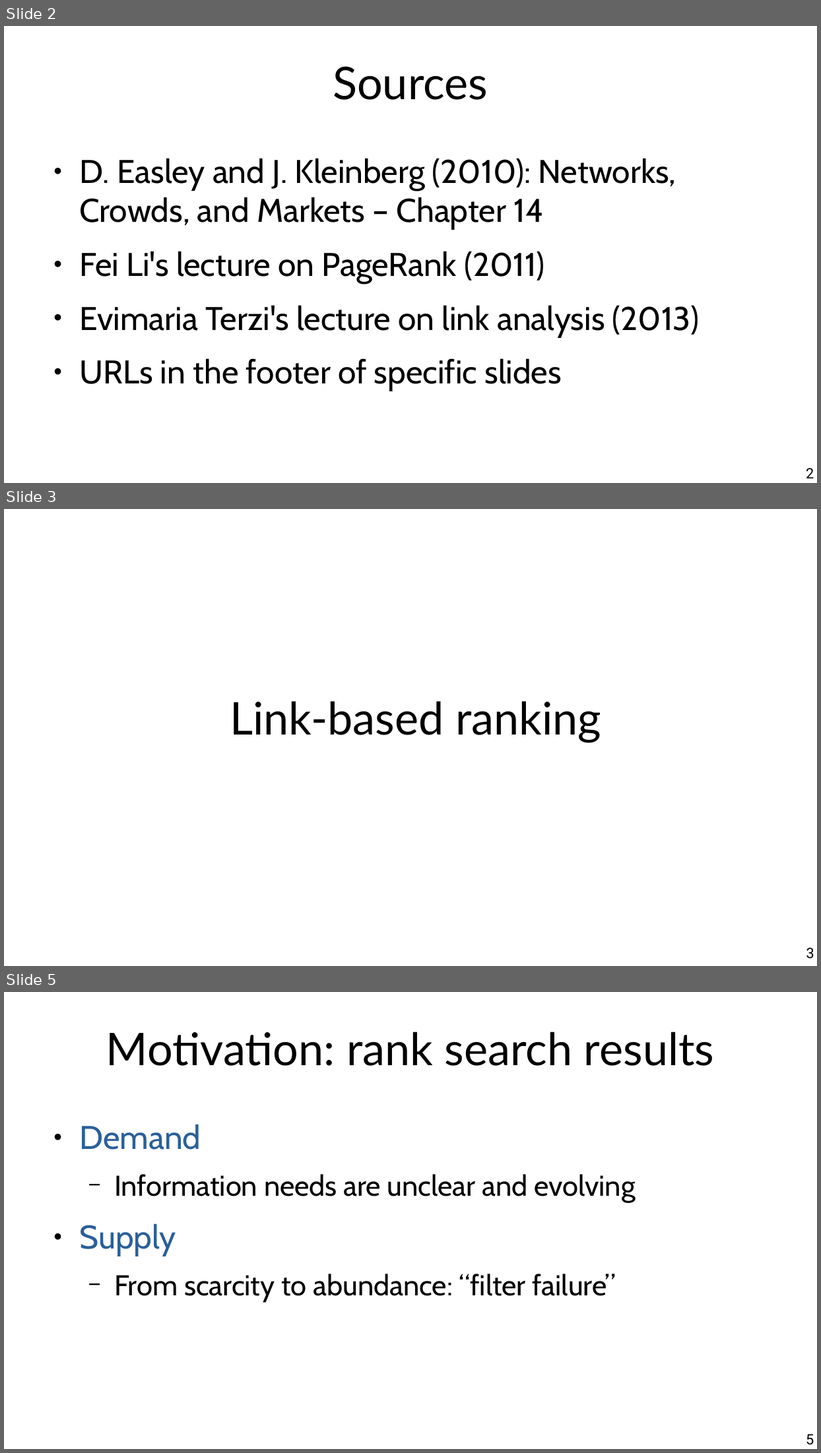
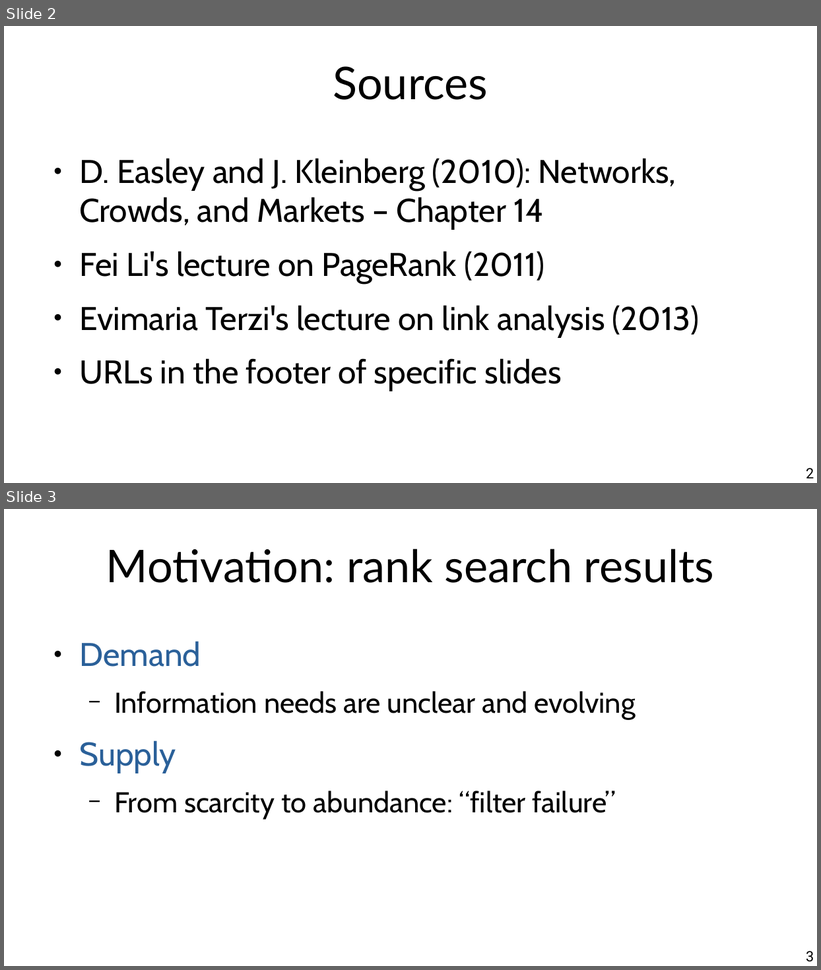
Before and after one commit to chatox/networks-science-course, a slide deck: theory/odp/tt08-hubs_authorities.odp. Shown one above the other, each under a label of ours: slides 2, 3 and 5 before the commit, slides 2 and 3 after it; the slides between them are not shown. The pictures are 821x1453 and 821x970 pixels, drawn with LibreOffice and Linux fonts; fonts in the diff are those of the drawing. Boxes give left, top, right and bottom in pixels: in the first picture for what was removed or moved away, otherwise in the second. Text is boxed around its words. In the diff, an @@ line names an element or a change of style, - is before the commit and + after.

```diff
--- a/theory/odp/tt08-hubs_authorities.odp
+++ b/theory/odp/tt08-hubs_authorities.odp
@@ slide 3 removed at (4, 509, 817, 966), background #FFFFFF @@
@@ title removed at (230, 701, 601, 743) @@
-Link-based ranking
@@ page number removed at (807, 948, 814, 959) @@
-3
@@ what was slide 5 is now slide 3 @@
@@ page number at (806, 951, 814, 962): text changed @@
-5
+3
```
Also in this commit, not shown: 4 slides changed, 3 other slides removed, 1 other file.
